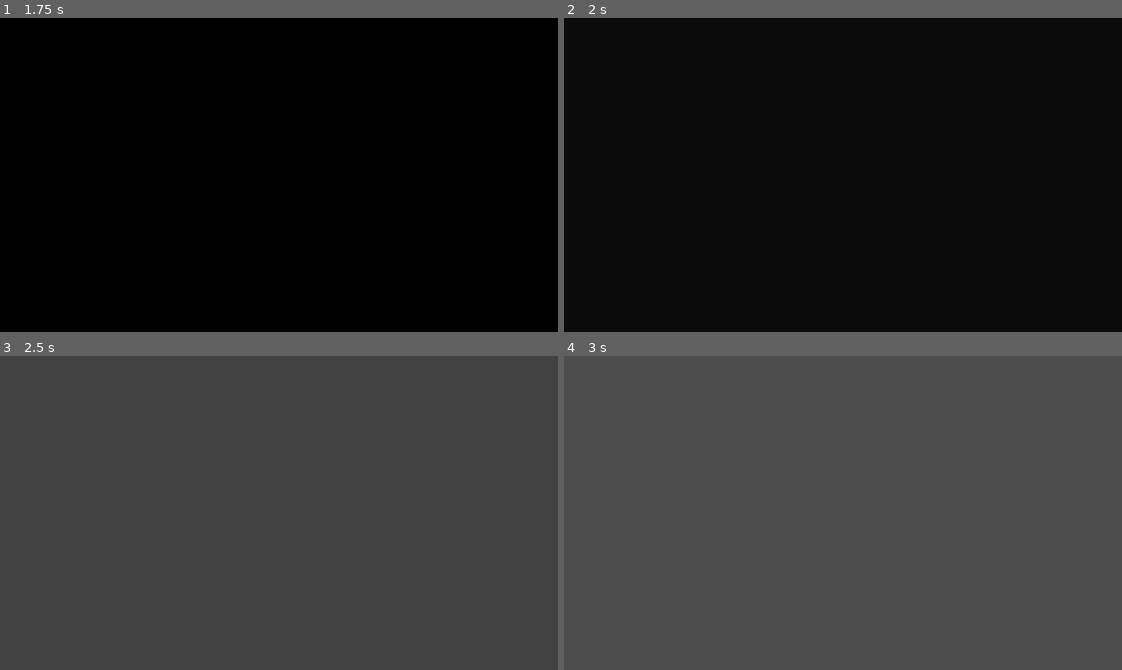
Above: before the commit, frames 1-4 (two rows, left to right).
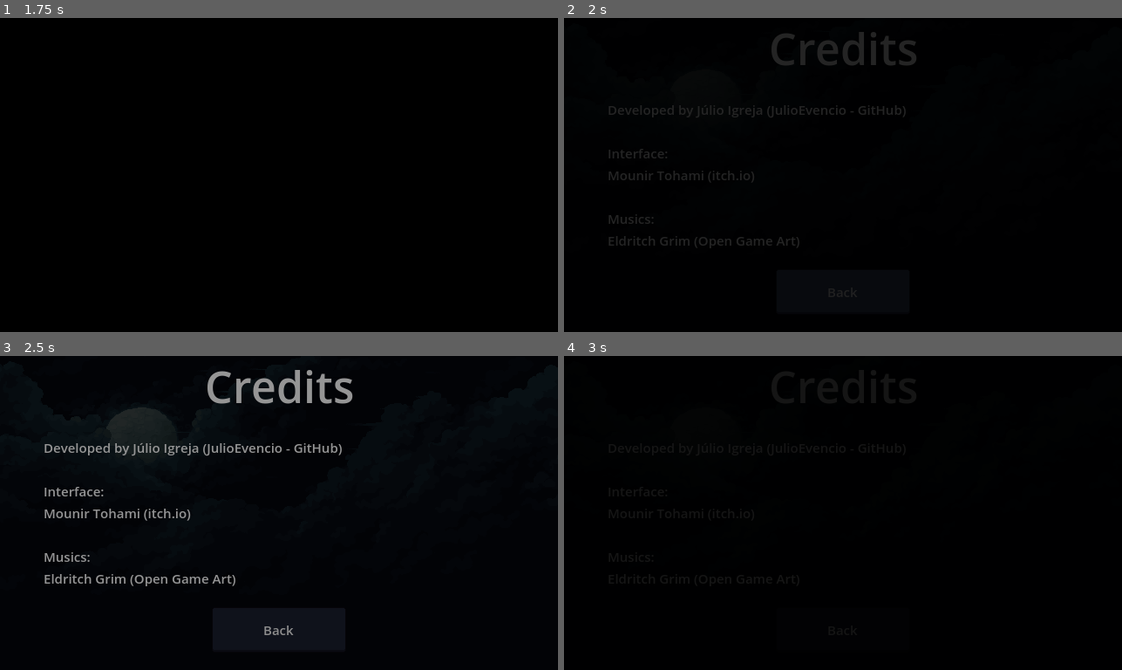
Above: after the commit, the same moments.

Repository: JulioEvencio/roguelike-elemental
Game: Godot game, scene res://scenes/controllers/menu_controller.tscn
Same seed, same stepped clock (60 frames per second), same inputs: the game is played once before the commit and once after it.
Inputs (mouse positions are in pixels of both pictures, inside the frame that each line leads up to):
- Up to frame 1 (1.75 s): click "Settings" at 0.5 s; click "Credits" at 1.25 s
- Up to frame 2 (2 s): no input
- Up to frame 3 (2.5 s): click (279, 629) at 2 s, where only the run after the commit has a clickable "Back"
- Up to frame 4 (3 s): hold Right (move_right) from 2.78 s (still down); tap X (attack) at 2.85 s

Frame 1 is identical in both runs. In frame 2, 1.3% of the frame differs, in the area x 8-64%, y 4-74%; in frame 3, 99%; in frame 4, 100%, in the area x 0-100%, y 0-100%.
Error before the commit: Cannot call method 'instantiate' on a null value. (res://scripts/controllers/menu_controller.gd:24)

Commit message:
added: screen for credits

Diff:
--- a/Roguelike Elemental/project.godot
+++ b/Roguelike Elemental/project.godot
@@ -75,7 +75,7 @@
 
 [internationalization]
 
-locale/translations=PackedStringArray("res://translations/Roguelike Elemental.en.translation", "res://translations/Roguelike Elemental.es.translation", "res://translations/Roguelike Elemental.pt.translation")
+locale/translations=PackedStringArray("res://translations/roguelike_elemental.en.translation", "res://translations/roguelike_elemental.es.translation", "res://translations/roguelike_elemental.pt.translation")
 
 [layer_names]
 
--- /dev/null
+++ b/Roguelike Elemental/scenes/gui/labels/text_default.tscn
@@ -0,0 +1,10 @@
+[gd_scene load_steps=2 format=3 uid="uid://sobqc04xgknx"]
+
+[ext_resource type="Theme" uid="uid://cxw0rfj3vw41s" path="res://library/theme/theme_default.tres" id="1_pyjh4"]
+
+[node name="TextDefault" type="Label"]
+offset_right = 40.0
+offset_bottom = 23.0
+theme = ExtResource("1_pyjh4")
+theme_override_font_sizes/font_size = 15
+vertical_alignment = 1
--- /dev/null
+++ b/Roguelike Elemental/scenes/gui/labels/title.tscn
@@ -0,0 +1,10 @@
+[gd_scene load_steps=2 format=3 uid="uid://bhg3mmnq8vqkc"]
+
+[ext_resource type="Theme" uid="uid://cxw0rfj3vw41s" path="res://library/theme/theme_default.tres" id="1_pflej"]
+
+[node name="Title" type="Label"]
+offset_right = 1.0
+offset_bottom = 69.0
+theme = ExtResource("1_pflej")
+horizontal_alignment = 1
+vertical_alignment = 1
--- /dev/null
+++ b/Roguelike Elemental/scenes/screens/credits.tscn
@@ -0,0 +1,49 @@
+[gd_scene load_steps=6 format=3 uid="uid://d0ud1cj730bu6"]
+
+[ext_resource type="PackedScene" uid="uid://qgyyo1yhrxn1" path="res://scenes/screens/menu.tscn" id="1_35nng"]
+[ext_resource type="Script" path="res://scripts/screens/credits.gd" id="2_2y485"]
+[ext_resource type="PackedScene" uid="uid://bhg3mmnq8vqkc" path="res://scenes/gui/labels/title.tscn" id="3_nys3k"]
+[ext_resource type="PackedScene" uid="uid://clh2p4v7uoqlr" path="res://scenes/gui/buttons/button_default.tscn" id="4_8ypem"]
+[ext_resource type="PackedScene" uid="uid://sobqc04xgknx" path="res://scenes/gui/labels/text_default.tscn" id="4_vphh2"]
+
+[node name="Credits" instance=ExtResource("1_35nng")]
+script = ExtResource("2_2y485")
+
+[node name="Title" parent="Filter" index="0" instance=ExtResource("3_nys3k")]
+layout_mode = 1
+anchors_preset = 5
+anchor_left = 0.5
+anchor_right = 0.5
+offset_left = -124.5
+offset_right = 124.5
+grow_horizontal = 2
+text = "$_CREDITS"
+
+[node name="Text" parent="Filter" index="1" instance=ExtResource("4_vphh2")]
+layout_mode = 1
+anchors_preset = 4
+anchor_top = 0.5
+anchor_bottom = 0.5
+offset_left = 50.0
+offset_top = -11.0
+offset_right = 168.0
+offset_bottom = 11.0
+grow_vertical = 2
+text = "$_CREDITS_INFO"
+
+[node name="Back" parent="Filter" index="2" instance=ExtResource("4_8ypem")]
+layout_mode = 1
+anchors_preset = 7
+anchor_left = 0.5
+anchor_top = 1.0
+anchor_right = 0.5
+anchor_bottom = 1.0
+offset_left = -77.0
+offset_top = -72.0
+offset_right = 77.0
+offset_bottom = -20.0
+grow_horizontal = 2
+grow_vertical = 0
+text = "$_BACK"
+
+[connection signal="pressed" from="Filter/Back" to="." method="_on_back_pressed"]
--- a/Roguelike Elemental/scenes/screens/main_menu.tscn
+++ b/Roguelike Elemental/scenes/screens/main_menu.tscn
@@ -1,14 +1,15 @@
-[gd_scene load_steps=5 format=3 uid="uid://b80o2lh0edaff"]
+[gd_scene load_steps=6 format=3 uid="uid://b80o2lh0edaff"]
 
 [ext_resource type="PackedScene" uid="uid://qgyyo1yhrxn1" path="res://scenes/screens/menu.tscn" id="1_aahjl"]
 [ext_resource type="Script" path="res://scripts/screens/main_menu.gd" id="1_nfcbe"]
 [ext_resource type="Theme" uid="uid://cxw0rfj3vw41s" path="res://library/theme/theme_default.tres" id="2_as670"]
 [ext_resource type="PackedScene" uid="uid://clh2p4v7uoqlr" path="res://scenes/gui/buttons/button_default.tscn" id="4_b0ucp"]
+[ext_resource type="PackedScene" uid="uid://bhg3mmnq8vqkc" path="res://scenes/gui/labels/title.tscn" id="5_cdrsv"]
 
 [node name="MainMenu" instance=ExtResource("1_aahjl")]
 script = ExtResource("1_nfcbe")
 
-[node name="Title" type="Label" parent="ColorRect" index="0"]
+[node name="Title" parent="Filter" index="0" instance=ExtResource("5_cdrsv")]
 layout_mode = 1
 anchors_preset = 4
 anchor_top = 0.5
@@ -18,13 +19,10 @@
 offset_right = 293.0
 offset_bottom = 70.5
 grow_vertical = 2
-theme = ExtResource("2_as670")
 text = "Roguelike
 Elemental"
-horizontal_alignment = 1
-vertical_alignment = 1
 
-[node name="Version" type="Label" parent="ColorRect" index="1"]
+[node name="Version" type="Label" parent="Filter" index="1"]
 layout_mode = 1
 anchors_preset = 2
 anchor_top = 1.0
@@ -38,7 +36,7 @@
 theme_override_font_sizes/font_size = 20
 text = "Version 0.0.1"
 
-[node name="VBoxContainer" type="VBoxContainer" parent="ColorRect" index="2"]
+[node name="VBoxContainer" type="VBoxContainer" parent="Filter" index="2"]
 layout_mode = 1
 anchors_preset = 6
 anchor_left = 1.0
@@ -53,23 +51,23 @@
 grow_vertical = 2
 alignment = 1
 
-[node name="Start" parent="ColorRect/VBoxContainer" index="0" instance=ExtResource("4_b0ucp")]
+[node name="Start" parent="Filter/VBoxContainer" index="0" instance=ExtResource("4_b0ucp")]
 layout_mode = 2
 text = "$_START"
 
-[node name="Settings" parent="ColorRect/VBoxContainer" index="1" instance=ExtResource("4_b0ucp")]
+[node name="Settings" parent="Filter/VBoxContainer" index="1" instance=ExtResource("4_b0ucp")]
 layout_mode = 2
 text = "$_SETTINGS"
 
-[node name="Credits" parent="ColorRect/VBoxContainer" index="2" instance=ExtResource("4_b0ucp")]
+[node name="Credits" parent="Filter/VBoxContainer" index="2" instance=ExtResource("4_b0ucp")]
 layout_mode = 2
 text = "$_CREDITS"
 
-[node name="Exit" parent="ColorRect/VBoxContainer" index="3" instance=ExtResource("4_b0ucp")]
+[node name="Exit" parent="Filter/VBoxContainer" index="3" instance=ExtResource("4_b0ucp")]
 layout_mode = 2
 text = "$_EXIT"
 
-[connection signal="pressed" from="ColorRect/VBoxContainer/Start" to="." method="_on_start_pressed"]
-[connection signal="pressed" from="ColorRect/VBoxContainer/Settings" to="." method="_on_settings_pressed"]
-[connection signal="pressed" from="ColorRect/VBoxContainer/Credits" to="." method="_on_credits_pressed"]
-[connection signal="pressed" from="ColorRect/VBoxContainer/Exit" to="." method="_on_exit_pressed"]
+[connection signal="pressed" from="Filter/VBoxContainer/Start" to="." method="_on_start_pressed"]
+[connection signal="pressed" from="Filter/VBoxContainer/Settings" to="." method="_on_settings_pressed"]
+[connection signal="pressed" from="Filter/VBoxContainer/Credits" to="." method="_on_credits_pressed"]
+[connection signal="pressed" from="Filter/VBoxContainer/Exit" to="." method="_on_exit_pressed"]
--- a/Roguelike Elemental/scenes/screens/menu.tscn
+++ b/Roguelike Elemental/scenes/screens/menu.tscn
@@ -12,7 +12,7 @@
 grow_vertical = 2
 script = ExtResource("1_4sd5r")
 
-[node name="TextureRect" type="TextureRect" parent="."]
+[node name="Background" type="TextureRect" parent="."]
 layout_mode = 1
 anchors_preset = 15
 anchor_right = 1.0
@@ -22,7 +22,7 @@
 texture = ExtResource("1_3m63t")
 expand_mode = 3
 
-[node name="ColorRect" type="ColorRect" parent="."]
+[node name="Filter" type="ColorRect" parent="."]
 layout_mode = 1
 anchors_preset = 15
 anchor_right = 1.0
--- a/Roguelike Elemental/scripts/controllers/menu_controller.gd
+++ b/Roguelike Elemental/scripts/controllers/menu_controller.gd
@@ -10,6 +10,7 @@
 
 @onready var _screen: Node = get_node("Screen")
 @onready var _main_menu_scene: PackedScene = preload(SceneController.main_menu)
+@onready var _credits_scene: PackedScene = preload(SceneController.credits)
 
 func _ready() -> void:
 	_update_screen(_main_menu_scene)
@@ -38,6 +39,6 @@
 		MenuController.Types.SETTINGS:
 			Transition.start(func(): _update_screen(null))
 		MenuController.Types.CREDITS:
-			Transition.start(func(): _update_screen(null))
+			Transition.start(func(): _update_screen(_credits_scene))
 		MenuController.Types.EXIT:
 			Transition.start(func(): _exit())
--- a/Roguelike Elemental/scripts/controllers/scene_controller.gd
+++ b/Roguelike Elemental/scripts/controllers/scene_controller.gd
@@ -6,3 +6,4 @@
 const scenario: String = "res://scenes/scenarios/scenario.tscn"
 
 const main_menu: String = "res://scenes/screens/main_menu.tscn"
+const credits: String = "res://scenes/screens/credits.tscn"
--- /dev/null
+++ b/Roguelike Elemental/scripts/screens/credits.gd
@@ -0,0 +1,4 @@
+class_name Credits extends Menu
+
+func _on_back_pressed() -> void:
+	update_scene.emit(MenuController.Types.MAIN_MENU)
--- a/Roguelike Elemental/translations/Roguelike Elemental.csv
+++ /dev/null
@@ -1,5 +0,0 @@
-,en,pt,es
-$_START,Start,Jogar,Jugar
-$_SETTINGS,Settings,Configurações,Ajustes
-$_CREDITS,Credits,Créditos,Créditos
-$_EXIT,Exit,Sair,Salir
--- /dev/null
+++ b/Roguelike Elemental/translations/roguelike_elemental.csv
@@ -0,0 +1,25 @@
+,en,pt,es
+$_START,Start,Jogar,Jugar
+$_SETTINGS,Settings,Configurações,Ajustes
+$_CREDITS,Credits,Créditos,Créditos
+$_EXIT,Exit,Sair,Salir
+$_BACK,Back,Voltar,Volver
+$_CREDITS_INFO,"Developed by Júlio Igreja (JulioEvencio - GitHub)
+
+Interface:
+Mounir Tohami (itch.io)
+
+Musics:
+Eldritch Grim (Open Game Art)","Desenvolvido por Júlio Igreja (JulioEvencio - GitHub)
+
+Interface:
+Mounir Tohami (itch.io)
+
+Músicas:
+Eldritch Grim (Open Game Art)","Desarrollado por Júlio Igreja (JulioEvencio - GitHub)
+
+interfaz:
+Mounir Tohami (itch.io)
+
+Músicas:
+Eldritch Grim (Open Game Art)"
Not shown, removed: Roguelike Elemental/translations/Roguelike Elemental.csv.import
Binary file removed: Roguelike Elemental/translations/Roguelike Elemental.en.translation
Binary file removed: Roguelike Elemental/translations/Roguelike Elemental.es.translation
Binary file removed: Roguelike Elemental/translations/Roguelike Elemental.pt.translation
Not shown, added: Roguelike Elemental/translations/roguelike_elemental.csv.import
Binary file added: Roguelike Elemental/translations/roguelike_elemental.en.translation
Binary file added: Roguelike Elemental/translations/roguelike_elemental.es.translation
Binary file added: Roguelike Elemental/translations/roguelike_elemental.pt.translation
